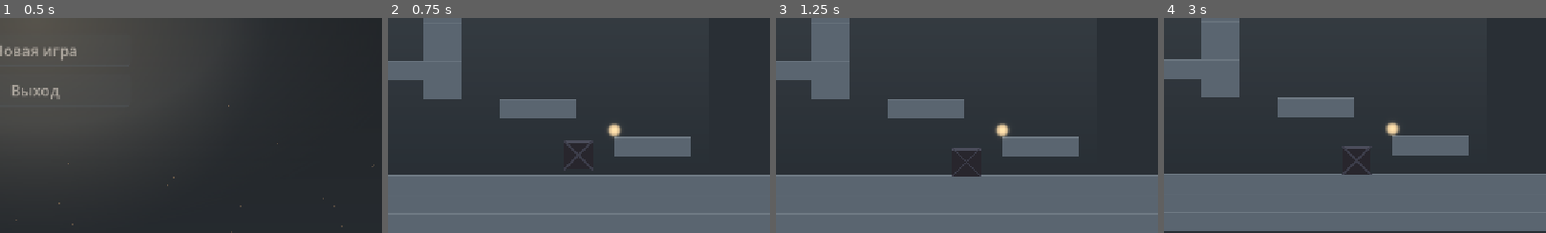
Above: before the commit, frames 1-4 (left to right).
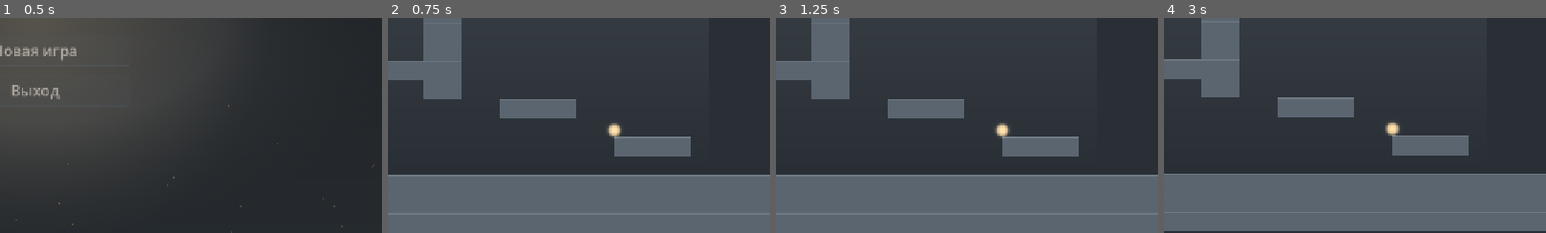
Above: after the commit, the same moments.

Repository: Appalon666/platform
Game: Godot game, scene res://scenes/menu.tscn
Two runs of this game, one before a commit and one after it. Both use one fixed random seed, a clock stepped at 60 frames per second and the inputs below.
Inputs (mouse positions are % of the whole screen's width and height, from its top left):
- Up to frame 1 (0.5 s): no input
- Up to frame 2 (0.75 s): click "Новая игра" at 0.5 s
- Up to frame 3 (1.25 s): no input
- Up to frame 4 (3 s): tap Enter at 1.25 s; move the mouse to (72, 45) at 1.27 s; hold D (move_right) 1.28-2.03 s; tap Shift (dash) at 1.35 s; click (72, 45) at 1.42 s; tap Space (jump) at 1.52, 2.27 s; move the mouse to (30, 55) at 2.02 s; hold S (move_down) 2.03-2.78 s; tap C at 2.1 s; tap R (restart) at 2.75 s; move the mouse to (60, 28) at 2.77 s; hold D (move_right) from 2.78 s (still down); tap K at 2.85 s
The pictures show only the part of the screen within x 45-95%, y 50-100%; the shares and areas given below are measured in that part.

Frame 1 is identical in both runs. In frame 2, less than 0.1% of the frame differs, in the area x 46-54%, y 56-59%; in frame 3, 0.2%, in the area x 46-54%, y 60-74%; in frame 4, 0.1%.

Commit message:
content: распределить механики по комнатам (разгрузить room1)
room1 (было 19 механик-нод — свалка) -> traversal-интро: пружина, движ/осыпающиеся
платформы, лиана, ветер->секрет. Убраны Crawler/Wisp/PushBlock/Pendulum/Saw/Laser.

Раздача по кривой сложности:
- room2: +Crawler(верт) +Pendulum +SawRail (хазард-гаунтлет)
- room3: +Wisp
- room4 (вертикальный подъём): +Laser (гейт на подъёме)
- room5: +PushBlock (самоприземляется)

Проверено в игре: все механики спавнятся и работают; пила едет у пола room2,
PushBlock оседает на пол room5, лазер циклится в room4, room1 цела.

Co-Authored-By: Claude Opus 4.8 (1M context) <noreply@anthropic.com>

Diff:
--- a/scenes/rooms/room1.tscn
+++ b/scenes/rooms/room1.tscn
@@ -12,14 +12,8 @@
 [ext_resource type="PackedScene" path="res://scenes/prefabs/MovingPlatform.tscn" id="10_movplat"]
 [ext_resource type="PackedScene" path="res://scenes/prefabs/CrumblePlatform.tscn" id="11_crumble"]
 [ext_resource type="PackedScene" path="res://scenes/prefabs/Spring.tscn" id="12_spring"]
-[ext_resource type="PackedScene" path="res://scenes/prefabs/Crawler.tscn" id="13_crawler"]
 [ext_resource type="PackedScene" path="res://scenes/prefabs/Vine.tscn" id="14_vine"]
 [ext_resource type="PackedScene" path="res://scenes/prefabs/Wind.tscn" id="15_wind"]
-[ext_resource type="PackedScene" path="res://scenes/prefabs/Wisp.tscn" id="16_wisp"]
-[ext_resource type="PackedScene" path="res://scenes/prefabs/PushBlock.tscn" id="17_block"]
-[ext_resource type="PackedScene" path="res://scenes/prefabs/Pendulum.tscn" id="18_pendulum"]
-[ext_resource type="PackedScene" path="res://scenes/prefabs/SawRail.tscn" id="19_saw"]
-[ext_resource type="PackedScene" path="res://scenes/prefabs/Laser.tscn" id="20_laser"]
 
 [node name="room1" type="Node2D" unique_id=63455047]
 script = ExtResource("2_room")
@@ -87,10 +81,6 @@
 [node name="Spring1" parent="." instance=ExtResource("12_spring")]
 position = Vector2(2200, 1366)
 
-[node name="Crawler1" parent="." instance=ExtResource("13_crawler")]
-position = Vector2(2700, 1240)
-range = 220.0
-
 [node name="Vine1" parent="." instance=ExtResource("14_vine")]
 position = Vector2(5500, 1000)
 
@@ -109,21 +99,3 @@
 position = Vector2(5920, 965)
 target = "room7"
 entry = "from_top"
-
-[node name="Wisp1" parent="." instance=ExtResource("16_wisp")]
-position = Vector2(1600, 1050)
-
-[node name="PushBlock1" parent="." instance=ExtResource("17_block")]
-position = Vector2(900, 1330)
-
-[node name="Pendulum1" parent="." instance=ExtResource("18_pendulum")]
-position = Vector2(2400, 1150)
-
-[node name="SawRail1" parent="." instance=ExtResource("19_saw")]
-position = Vector2(4000, 1345)
-travel = 180.0
-
-[node name="Laser1" parent="." instance=ExtResource("20_laser")]
-position = Vector2(5150, 1060)
-rotation = 1.5708
-length = 300.0
--- a/scenes/rooms/room2.tscn
+++ b/scenes/rooms/room2.tscn
@@ -9,6 +9,9 @@
 [ext_resource type="PackedScene" path="res://scenes/prefabs/Enemy.tscn" id="7_enemy"]
 [ext_resource type="PackedScene" path="res://scenes/prefabs/Mote.tscn" id="8_mote"]
 [ext_resource type="PackedScene" path="res://scenes/prefabs/Shooter.tscn" id="9_shooter"]
+[ext_resource type="PackedScene" path="res://scenes/prefabs/Crawler.tscn" id="10_crawler"]
+[ext_resource type="PackedScene" path="res://scenes/prefabs/Pendulum.tscn" id="11_pendulum"]
+[ext_resource type="PackedScene" path="res://scenes/prefabs/SawRail.tscn" id="12_saw"]
 
 [node name="room2" type="Node2D" unique_id=428201691]
 script = ExtResource("2_room")
@@ -65,6 +68,18 @@
 position = Vector2(1000, 1364)
 facing = -1.0
 
+[node name="Crawler1" parent="." instance=ExtResource("10_crawler")]
+position = Vector2(1900, 1150)
+vertical = true
+range = 200.0
+
+[node name="Pendulum1" parent="." instance=ExtResource("11_pendulum")]
+position = Vector2(1120, 1150)
+
+[node name="SawRail1" parent="." instance=ExtResource("12_saw")]
+position = Vector2(2500, 1360)
+travel = 160.0
+
 [node name="Tiles" type="TileMapLayer" parent="." unique_id=1946368512]
 tile_map_data = PackedByteArray("AAAAACsAAAAAAAAAAAAAACwAAAAAAAAAAAAAAC0AAAAAAAAAAAABACsAAAAAAAAAAAABACwAAAAAAAAAAAABAC …(16304 unchanged characters)…
 tile_set = ExtResource("1_tileset")
--- a/scenes/rooms/room3.tscn
+++ b/scenes/rooms/room3.tscn
@@ -8,6 +8,7 @@
 [ext_resource type="PackedScene" path="res://scenes/prefabs/Checkpoint.tscn" id="6_cp"]
 [ext_resource type="PackedScene" path="res://scenes/prefabs/Enemy.tscn" id="7_enemy"]
 [ext_resource type="PackedScene" path="res://scenes/prefabs/Mote.tscn" id="8_mote"]
+[ext_resource type="PackedScene" path="res://scenes/prefabs/Wisp.tscn" id="9_wisp"]
 
 [node name="room3" type="Node2D" unique_id=1568489585]
 script = ExtResource("2_room")
@@ -69,6 +70,9 @@
 position = Vector2(3016, 800)
 id = "r3_m3"
 
+[node name="Wisp1" parent="." instance=ExtResource("9_wisp")]
+position = Vector2(1500, 700)
+
 [node name="Tiles" type="TileMapLayer" parent="." unique_id=438435260]
 tile_map_data = PackedByteArray("AAAAAB8AAAAAAAAAAAAAACAAAAAAAAAAAAAAACEAAAAAAAAAAAABAB8AAAAAAAAAAAABACAAAAAAAAAAAAABAC …(11696 unchanged characters)…
 tile_set = ExtResource("1_tileset")
--- a/scenes/rooms/room4.tscn
+++ b/scenes/rooms/room4.tscn
@@ -6,6 +6,7 @@
 [ext_resource type="PackedScene" path="res://scenes/prefabs/Door.tscn" id="4_door"]
 [ext_resource type="PackedScene" path="res://scenes/prefabs/Checkpoint.tscn" id="6_cp"]
 [ext_resource type="PackedScene" path="res://scenes/prefabs/Mote.tscn" id="8_mote"]
+[ext_resource type="PackedScene" path="res://scenes/prefabs/Laser.tscn" id="9_laser"]
 
 [node name="room4" type="Node2D" unique_id=437483974]
 script = ExtResource("2_room")
@@ -47,6 +48,10 @@
 position = Vector2(500, 920)
 id = "r4_m3"
 
+[node name="Laser1" parent="." instance=ExtResource("9_laser")]
+position = Vector2(180, 1300)
+length = 300.0
+
 [node name="Tiles" type="TileMapLayer" parent="." unique_id=1004971102]
 tile_map_data = PackedByteArray("AAAAADkAAAAAAAAAAAAAADoAAAAAAAAAAAAAADsAAAAAAAAAAAABADkAAAAAAAAAAAABADoAAAAAAAAAAAABAD …(8512 unchanged characters)…
 tile_set = ExtResource("1_tileset")
--- a/scenes/rooms/room5.tscn
+++ b/scenes/rooms/room5.tscn
@@ -7,6 +7,7 @@
 [ext_resource type="PackedScene" path="res://scenes/prefabs/Checkpoint.tscn" id="6_cp"]
 [ext_resource type="PackedScene" path="res://scenes/prefabs/Enemy.tscn" id="7_enemy"]
 [ext_resource type="PackedScene" path="res://scenes/prefabs/Mote.tscn" id="8_mote"]
+[ext_resource type="PackedScene" path="res://scenes/prefabs/PushBlock.tscn" id="9_block"]
 
 [node name="room5" type="Node2D" unique_id=90561198]
 script = ExtResource("2_room")
@@ -38,6 +39,9 @@
 position = Vector2(1380, 400)
 id = "r5_m2"
 
+[node name="PushBlock1" parent="." instance=ExtResource("9_block")]
+position = Vector2(450, 540)
+
 [node name="Tiles" type="TileMapLayer" parent="." unique_id=1037494615]
 tile_map_data = PackedByteArray("AAAAABUAAAAAAAAAAAAAABYAAAAAAAAAAAAAABcAAAAAAAAAAAABABUAAAAAAAAAAAABABYAAAAAAAAAAAABAB …(5824 unchanged characters)…
 tile_set = ExtResource("1_tileset")
